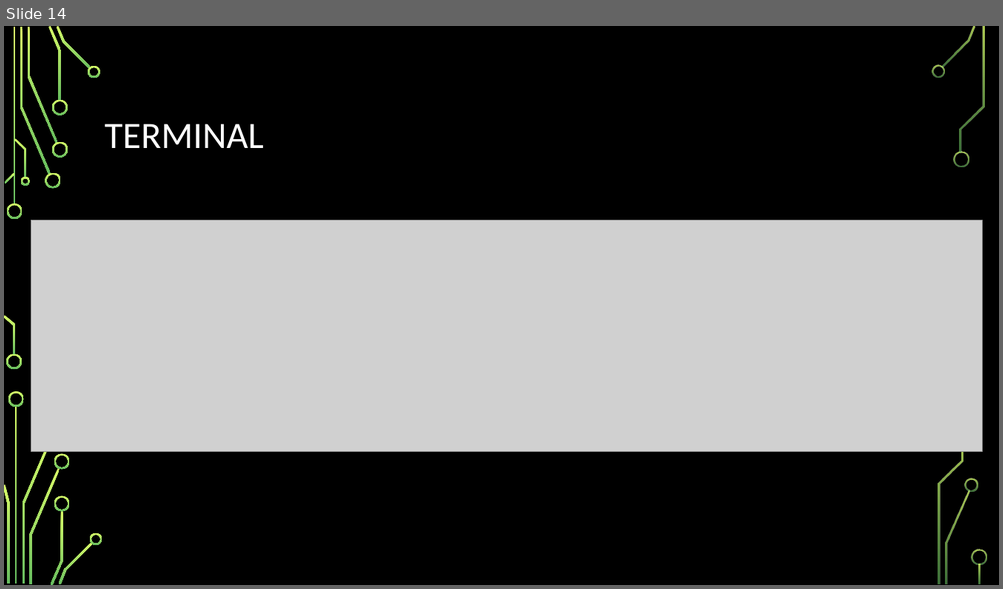
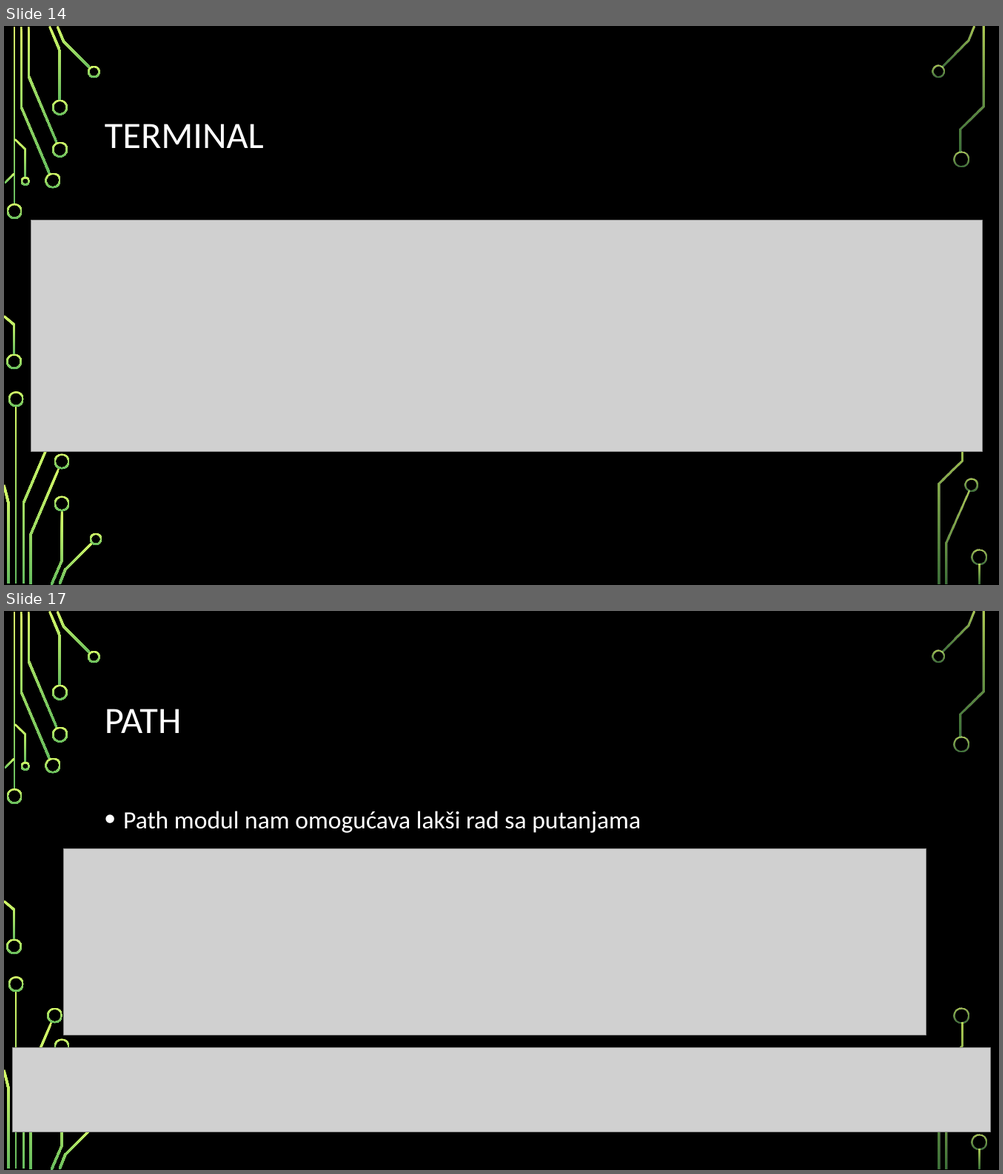
Before and after one commit to MihajloMilojevic/Sekcija, a slide deck: Nodejs/Node.js - prezentacija.pptx. Shown one above the other, each under a label of ours: slide 14 before the commit, slides 14 and 17 after it; the slides between them are not shown. The pictures are 1003x589 and 1003x1174 pixels, drawn with LibreOffice and Linux fonts; fonts in the diff are those of the drawing; grey boxes stand for pictures; background and template pictures are left out. Boxes give left, top, right and bottom in pixels: in the first picture for what was removed or moved away, otherwise in the second. Text is boxed around its words. In the diff, an @@ line names an element or a change of style, - is before the commit and + after.

Commit message:
buildin moduli

```diff
--- a/Nodejs/Node.js - prezentacija.pptx
+++ b/Nodejs/Node.js - prezentacija.pptx
@@ slide 17 added at (4, 611, 999, 1170), background picture (left out); not listed: 31 template elements that a slide beside it also shows @@
@@ title added at (105, 709, 182, 733), 36 pt, text #FFFFFF @@
+PATH
@@ text added at (123, 811, 640, 833), 24 pt, text #FFFFFF @@
+• Path modul nam omogućava lakši rad sa putanjama
@@ picture added at (64, 849, 925, 1036) @@
@@ freeform shape added at (47, 1008, 63, 1024), fill gradient #D8FC68 to #66BD5F @@
@@ freeform shape added at (954, 1008, 970, 1024), fill gradient #D8FC68 to #66BD5F @@
@@ picture added at (12, 1048, 990, 1133) @@
```
Also in this commit, not shown: 6 other slides added, 11 other files.
